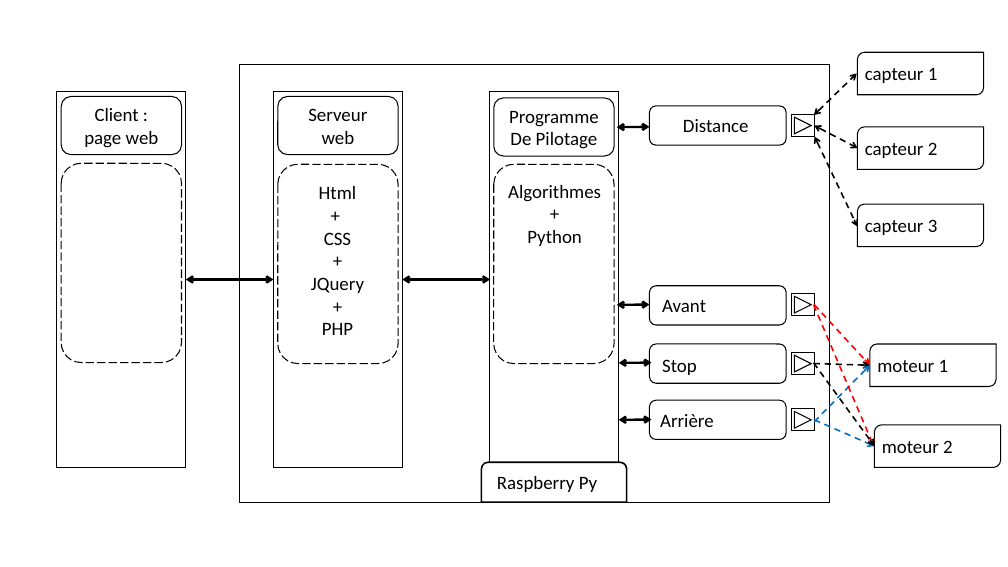
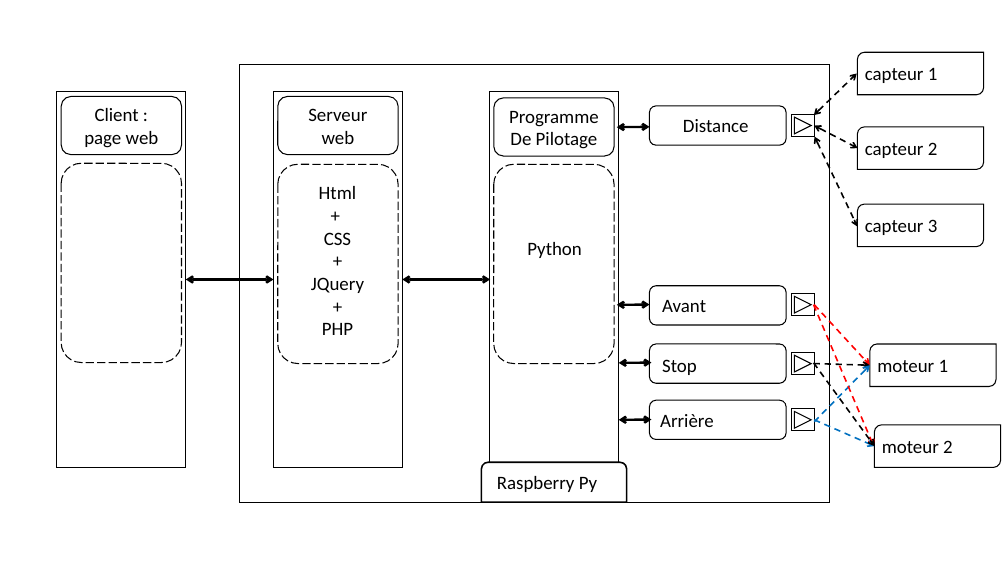
Before and after one commit to ecolelasource92/Raspberry-Pi_Car, a slide deck: slide 1 of Presentation1.pptx. Drawn at 1008x567 pixels with LibreOffice and Linux fonts; fonts in the diff are those of the drawing. Boxes give left, top, right and bottom in pixels: in the first picture for what was removed or moved away, otherwise in the second. Text is boxed around its words. In the diff, an @@ line names an element or a change of style, - is before the commit and + after.

Commit message:
global presentation

```diff
--- a/Presentation1.pptx
+++ b/Presentation1.pptx
@@ text at [508,185,601,202]: paragraphs removed @@
-Algorithmes
-+
@@ text "Python": place and size @@
-text "Python" at [508,185,601,246]
+text "Python" at [527,242,582,258]
```
